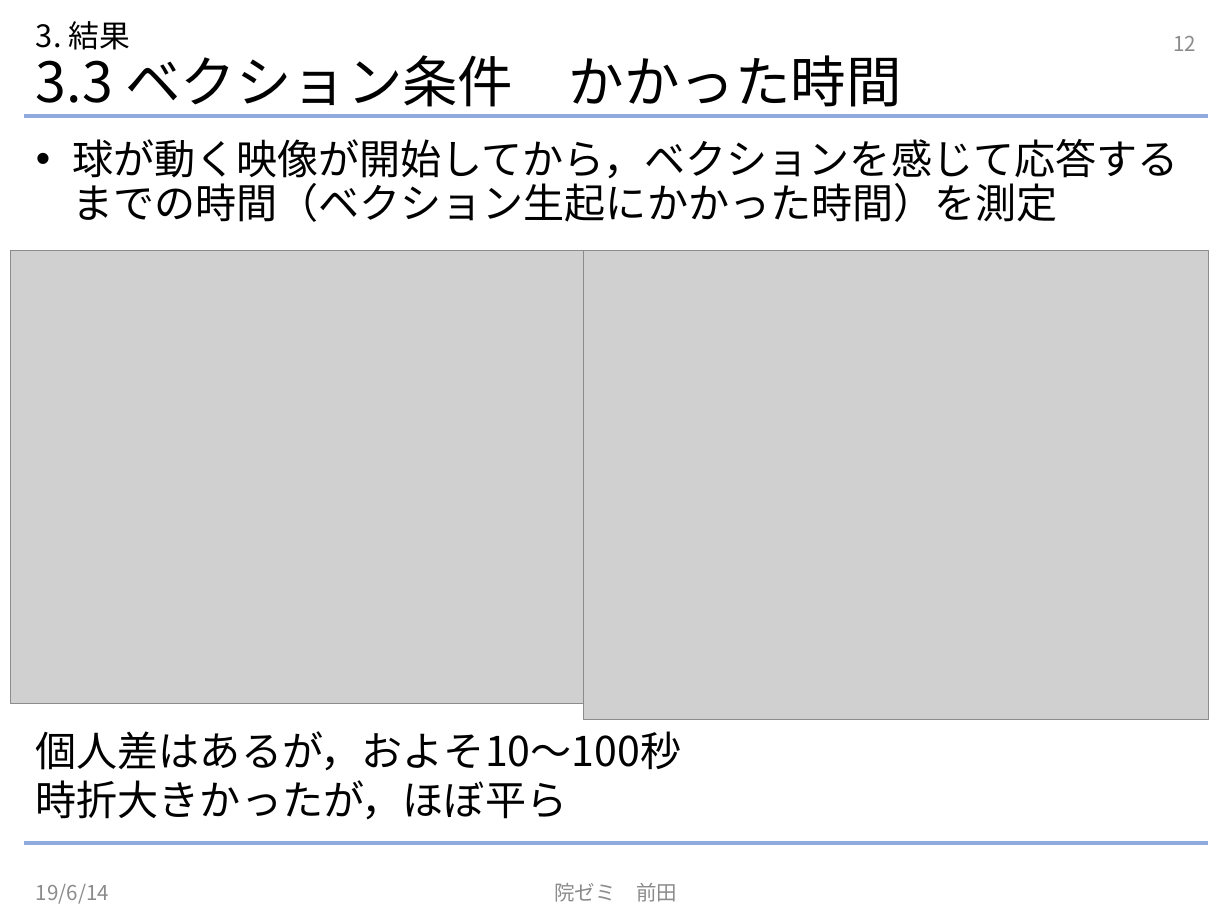
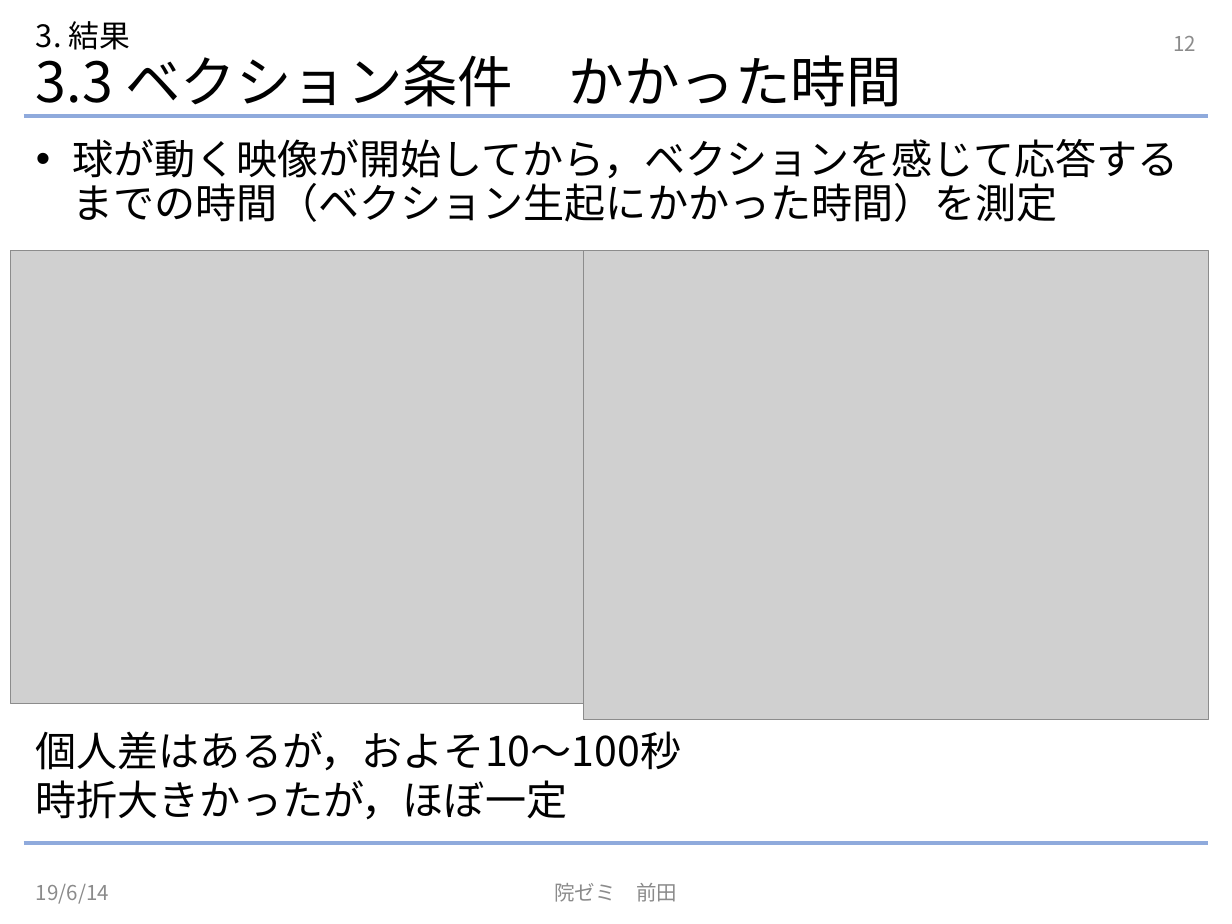
Before and after one commit to NephilimK/insemi190614, a slide deck: slide 12 of InSemi190614.pptx. Drawn at 1232x924 pixels with LibreOffice and Linux fonts; fonts in the diff are those of the drawing; grey boxes stand for pictures. Boxes give left, top, right and bottom in pixels: in the first picture for what was removed or moved away, otherwise in the second. Text is boxed around its words. In the diff, an @@ line names an element or a change of style, - is before the commit and + after.

```diff
--- a/InSemi190614.pptx
+++ b/InSemi190614.pptx
@@ text at (36,780,567,820): text changed @@
-時折大きかったが，ほぼ平ら
+時折大きかったが，ほぼ一定
```
Also in this commit, not shown: 4 other slides changed.
